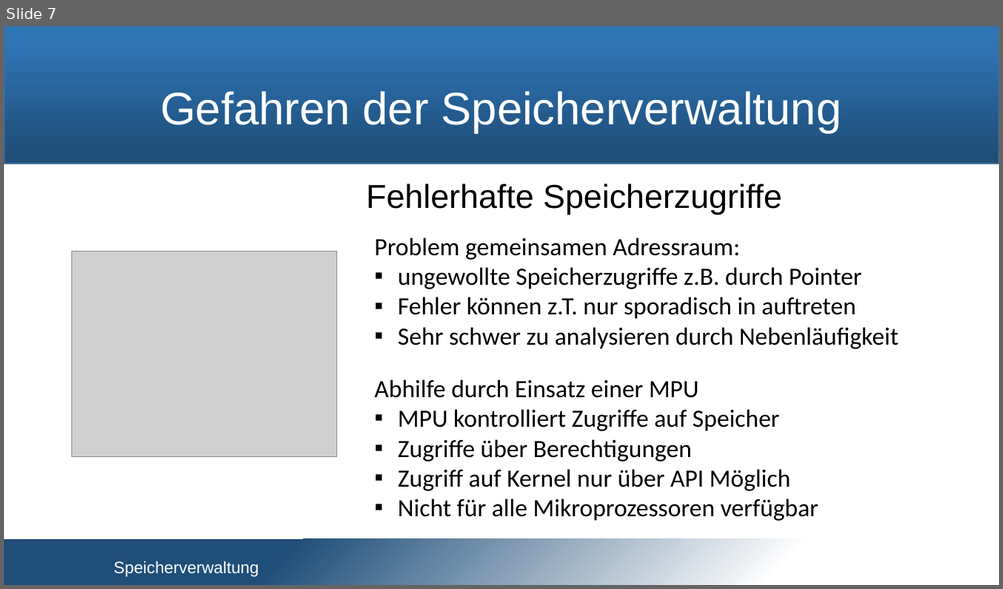
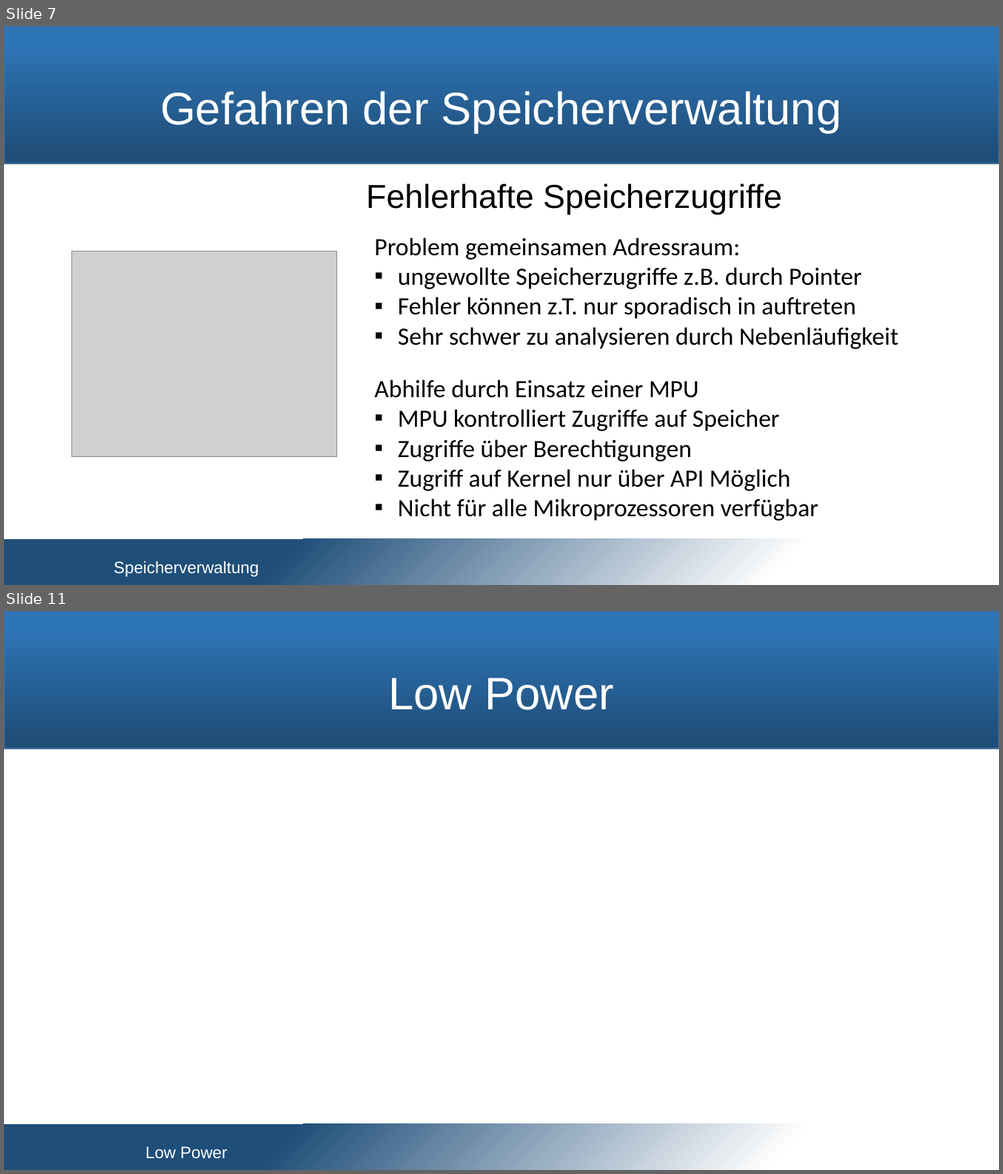
Before and after one commit to snobz/Seminar_BS_2017, a slide deck: Päsi/Seminar Betriebssysteme.pptx. Shown one above the other, each under a label of ours: slide 7 before the commit, slides 7 and 11 after it; the slides between them are not shown. The pictures are 1003x589 and 1003x1174 pixels, drawn with LibreOffice and Linux fonts; fonts in the diff are those of the drawing; grey boxes stand for pictures; background and template pictures are left out. Boxes give left, top, right and bottom in pixels: in the first picture for what was removed or moved away, otherwise in the second. Text is boxed around its words. In the diff, an @@ line names an element or a change of style, - is before the commit and + after.

```diff
--- a/Päsi/Seminar Betriebssysteme.pptx
+++ b/Päsi/Seminar Betriebssysteme.pptx
@@ slide 11 added at (x1=4, y1=611, x2=999, y2=1170), background #FFFFFF; not listed: 2 template elements that a slide beside it also shows @@
@@ title added at (x1=388, y1=678, x2=614, y2=710), 44 pt, text #FFFFFF @@
+Low Power
@@ text added at (x1=145, y1=1147, x2=227, y2=1159), 16 pt, text #FFFFFF @@
+Low Power
```
Also in this commit, not shown: 1 slide changed, 3 other slides added.
